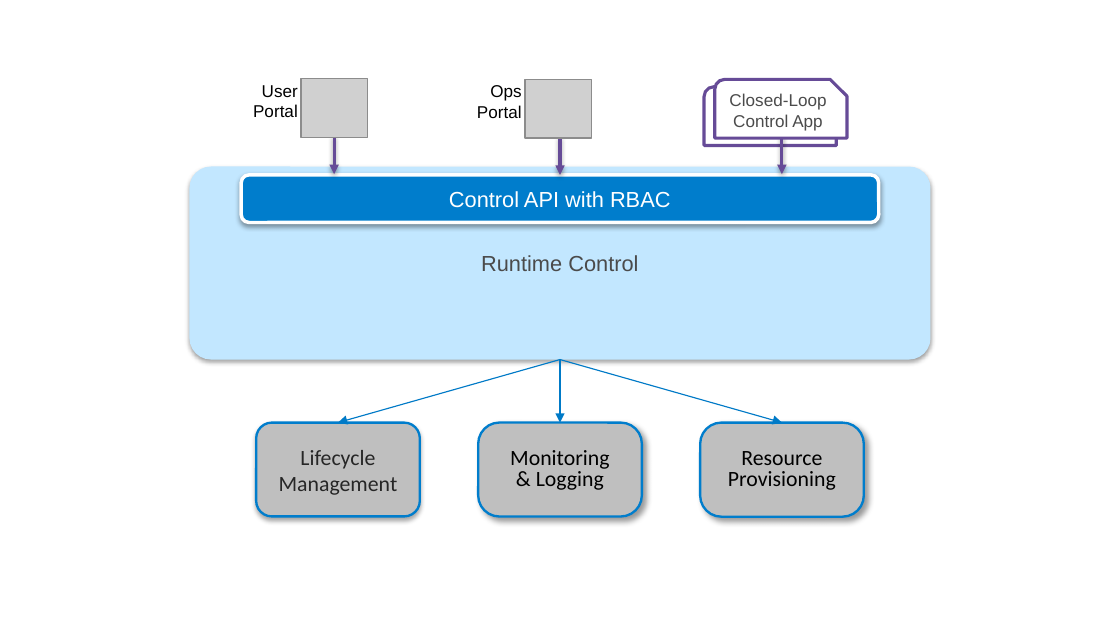
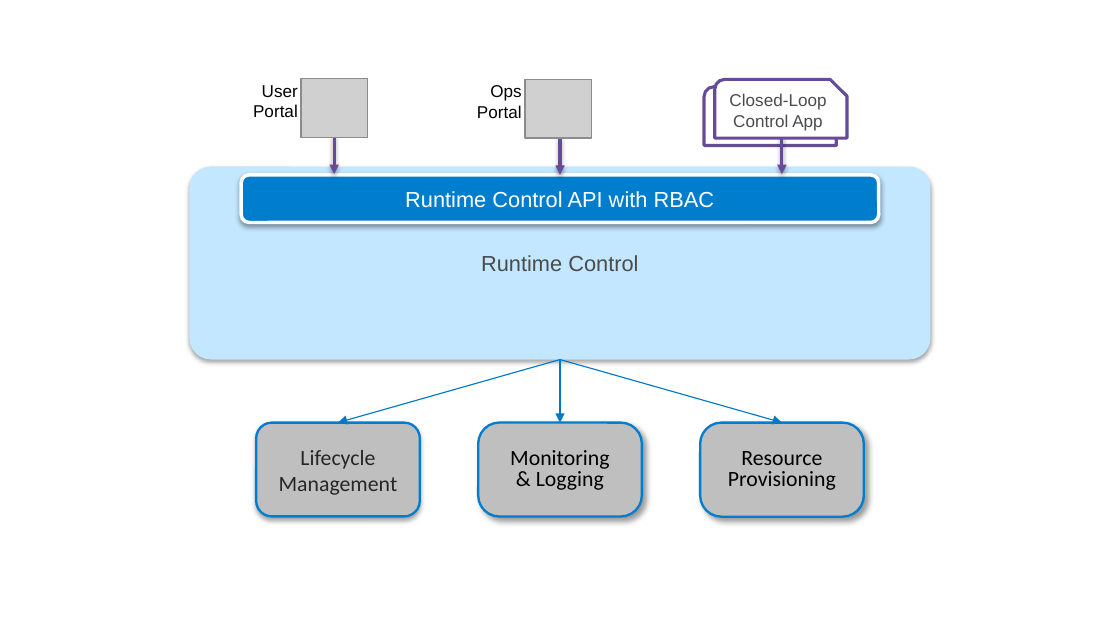
Before and after one commit to SystemsApproach/ops, a slide deck: slide 16 of figures.pptx. Drawn at 1120x630 pixels with LibreOffice and Linux fonts; fonts in the diff are those of the drawing; grey boxes stand for pictures. Boxes give left, top, right and bottom in pixels: in the first picture for what was removed or moved away, otherwise in the second. Text is boxed around its words. In the diff, an @@ line names an element or a change of style, - is before the commit and + after.

```diff
--- a/figures.pptx
+++ b/figures.pptx
@@ text in rounded rectangle at (405, 191, 715, 208): text changed @@
-Control API with RBAC
+Runtime Control API with RBAC
```
Also in this commit, not shown: 2 other slides changed, 5 other files.
